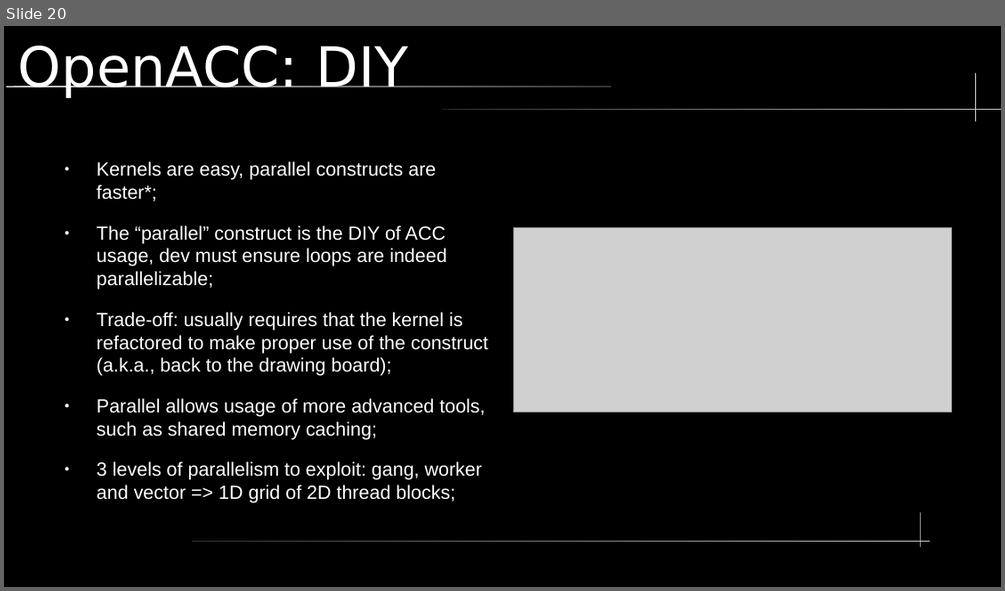
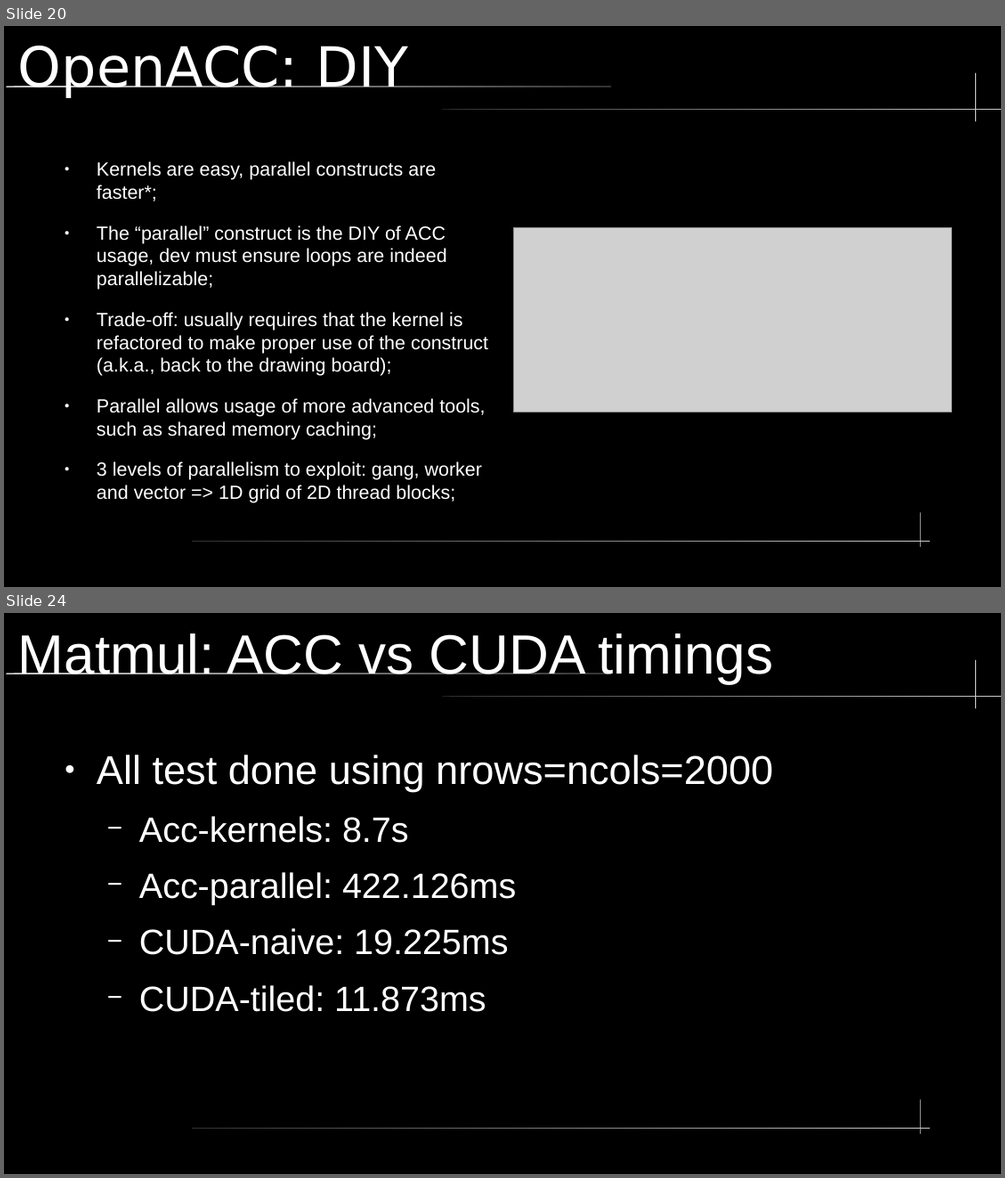
Before and after one commit to LucasGasparinoBSC/presentationUPC, a slide deck: lectureAlyaGPU.odp. Shown one above the other, each under a label of ours: slide 20 before the commit, slides 20 and 24 after it; the slides between them are not shown. The pictures are 1005x591 and 1005x1178 pixels, drawn with LibreOffice and Linux fonts; fonts in the diff are those of the drawing; grey boxes stand for pictures. Boxes give left, top, right and bottom in pixels: in the first picture for what was removed or moved away, otherwise in the second. Text is boxed around its words. In the diff, an @@ line names an element or a change of style, - is before the commit and + after.

Commit message:
Added a lot of matmul stufdf.

```diff
--- a/lectureAlyaGPU.odp
+++ b/lectureAlyaGPU.odp
@@ slide 24 added at [4,613,1001,1174], background #000000; not listed: 5 template elements that a slide beside it also shows @@
@@ title added at [18,633,774,684], 44 pt, text #FFFFFF @@
+Matmul: ACC vs CUDA timings
@@ text added at [97,755,773,1012], 28 pt, text #FFFFFF @@
+● All test done using nrows=ncols=2000
+  − Acc-kernels: 8.7s
+  − Acc-parallel: 422.126ms
+  − CUDA-naive: 19.225ms
+  − CUDA-tiled: 11.873ms
```
Also in this commit, not shown: 3 slides changed, 4 other slides added, 2 slides removed, 9 other files.
